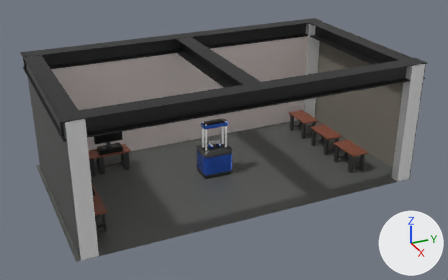
An edit to the glTF model laboratorio-flexion.gltf, drawn before and after from the same camera.
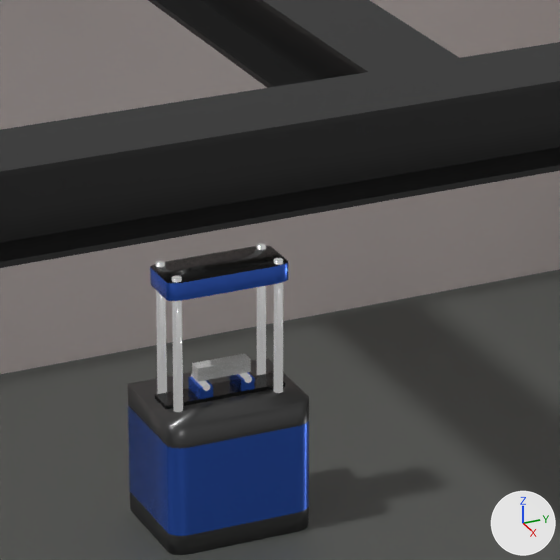
Each version is shown whole from a 50 mm camera at (27.86, -8.48, 15.75) aimed at (0.5, 3.83, 2.07), then close up on the part from 38% to 63% of the width and 25% to 64% of the height. Lighting does not change. The marker at lower right points along +X, +Y and +Z. Where no turn or scale is listed for an object, it has been applied to the vertices. Vertices at the same position are counted once.
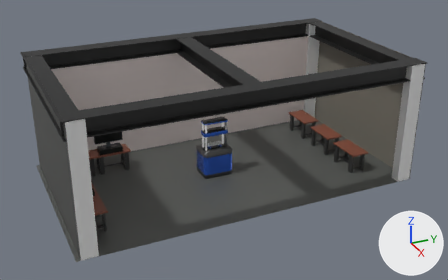
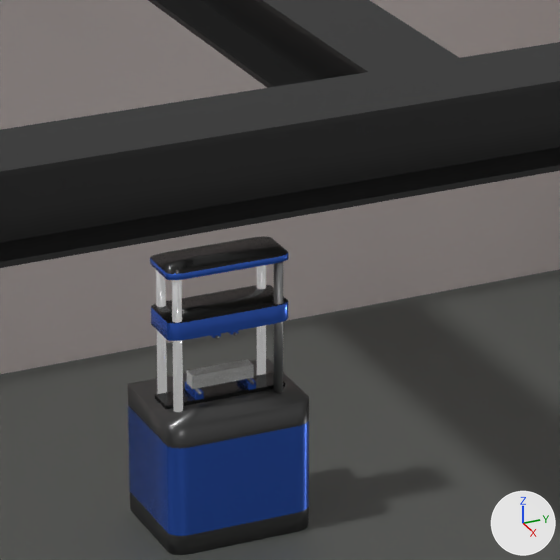
Where the newer file only moved an object's origin or applied its transform, the numbers keep the older frame.

Location of each change, (x1, y1, x2, y2) in pixels of the close-ups (560 x 560 px):
'Plane.001', moved
    before: (150, 246, 288, 301)
    after: (151, 285, 288, 341)
'Plane.004', added (black)
    after: (150, 236, 288, 280)
'Cube', moved, rescaled (13% wider, 7% taller)
    before: (192, 354, 251, 382)
    after: (187, 359, 254, 389)
'Cylinder.005', recoloured
    both: (274, 258, 283, 393)
'Plane.002', moved, rescaled (23% narrower, 17% shorter)
    before: (188, 377, 213, 399)
    after: (185, 382, 204, 400)
'Plane.005', reshaped (not visible afterwards)
    before: (230, 372, 255, 391)
'Plane.007', added
    after: (238, 378, 256, 390)
'Cylinder.001', recoloured, moved, rescaled
    before: (191, 374, 210, 391)
    after: (247, 378, 254, 385)
'Cylinder.002', recoloured, moved, rescaled
    before: (239, 373, 252, 383)
    after: (215, 335, 219, 339)
'Cylinder.009', added
    after: (186, 380, 202, 395)
'Plane.006', added
    after: (210, 334, 221, 338)
'Plane.008', added
    after: (228, 330, 238, 335)

The change, as a diff of the scene's bpy script:
```diff
--- a/laboratorio-flexion.gltf.py
+++ b/laboratorio-flexion.gltf.py
@@ me_cylinder_005 @@
 me_cylinder_005.from_pydata(...)  # 64 vertices, 124 faces; spans x -0.05..0.05, y -0.05..0.05, z -0.75..0.75
-me_cylinder_005.materials.append(mat_material_001)  # grey #8e8e8e
+me_cylinder_005.materials.append(mat_materialsoporte)  # grey #9a9a9a
@@ me_cylinder_001 @@
 me_cylinder_001.from_pydata(...)  # 64 vertices, 124 faces; spans x -0.04..0.04, y -0.04..0.04, z -0.15..0.15
 # used by ob_cylinder_001; location = (0.0, 3.28, 1.67); rotation_euler = (0.0, 1.571, 0.0), in degrees (0, 90, 0); scale = (1.0, 1.0, 1.1)
-me_cylinder_001.materials.append(mat_material_001)  # grey #8e8e8e
+# me_cylinder_001 part 1: the whole mesh is scaled about its middle by (0.475, 0.475, 0.167)
+me_cylinder_001.materials.append(mat_materialsoporte)  # grey #9a9a9a
@@ me_plane_005 @@
-me_plane_005.from_pydata(...)  # 8 vertices, 12 faces; spans x -0.15..0.15, y -0.076..0.076, z 0.0..0.129
-me_plane_005.materials.append(mat_material_005)  # blue #3f71e7
+me_plane_005.from_pydata(...)  # 8 vertices, 12 faces; spans x -0.1..0.1, y -0.412..-0.092, z 0.721..0.743
+# me_plane_005 part 2: 8 vertices removed from x -0.15..0.15, y -0.076..0.076, z 0.0..0.129
+me_plane_005.materials.append(mat_material_steel_plate)  # black #323232
@@ me_cylinder_002 @@
 me_cylinder_002.from_pydata(...)  # 64 vertices, 124 faces; spans x -0.04..0.04, y -0.04..0.04, z -0.15..0.15
 # used by ob_cylinder_002; location = (0.0, 3.75, 1.67); rotation_euler = (0.0, 1.571, 0.0), in degrees (0, 90, 0); scale = (1.0, 1.0, 1.09)
-me_cylinder_002.materials.append(mat_material_001)  # grey #8e8e8e
+# me_cylinder_002 part 3: the whole mesh is scaled about its middle by (0.475, 0.475, 0.167)
+me_cylinder_002.materials.append(mat_materialsoporte)  # grey #9a9a9a
@@ ob_plane_001 @@
 ob_plane_001 = bpy.data.objects.new('Plane.001', me_plane_001)
-ob_plane_001.location = (0.0, 3.5, 2.77)
+ob_plane_001.location = (0.0, 3.5, 2.32)
@@ ob_plane_002 @@
 ob_plane_002 = bpy.data.objects.new('Plane.002', me_plane_002)
-ob_plane_002.location = (0.0, 3.28, 1.54)
-ob_plane_002.scale = (1.0, 0.507, 1.0)
+ob_plane_002.location = (0.0, 3.2, 1.54)
+ob_plane_002.scale = (1.0, 0.296, 0.595)
@@ ob_cylinder_001 @@
 ob_cylinder_001 = bpy.data.objects.new('Cylinder.001', me_cylinder_001)
-ob_cylinder_001.location = (0.0, 3.28, 1.67)
+ob_cylinder_001.location = (0.0, 3.8, 1.62)
 ob_cylinder_001.rotation_euler = (0.0, 1.571, 0.0)  # degrees (0, 90, 0)
-ob_cylinder_001.scale = (1.0, 1.0, 1.1)
+ob_cylinder_001.scale = (-1.0, -1.0, -6.57)
@@ ob_cylinder_002 @@
 ob_cylinder_002 = bpy.data.objects.new('Cylinder.002', me_cylinder_002)
-ob_cylinder_002.location = (0.0, 3.75, 1.67)
+ob_cylinder_002.location = (0.0, 3.4, 2.22)
 ob_cylinder_002.rotation_euler = (0.0, 1.571, 0.0)  # degrees (0, 90, 0)
-ob_cylinder_002.scale = (1.0, 1.0, 1.09)
+ob_cylinder_002.scale = (-1.0, -1.0, -6.57)
@@ ob_cube @@
 ob_cube = bpy.data.objects.new('Cube', me_cube)
-ob_cube.location = (0.0, 3.51, 1.79)
-ob_cube.scale = (0.0753, 0.3, 0.0747)
+ob_cube.location = (0.0, 3.5, 1.71)
+ob_cube.scale = (0.0753, 0.35, 0.0747)
@@ ob_plane_008 @@
+ob_plane_008 = bpy.data.objects.new('Plane.008', me_plane_020)  # a box spanning x -0.15..0.15, y -0.044..0.044, z -0.046..0.0; in mat_material_005 (blue #3f71e7)
+ob_plane_008.location = (0.0, 3.6, 2.26)
@@ ob_plane_006 @@
+ob_plane_006 = bpy.data.objects.new('Plane.006', me_plane_020.copy())
+ob_plane_006.location = (0.0, 3.4, 2.26)
@@ ob_plane_007 @@
+ob_plane_007 = bpy.data.objects.new('Plane.007', me_plane_013)  # a box spanning x -0.15..0.15, y -0.044..0.044, z 0.0..0.077; in mat_material_005 (blue #3f71e7)
+ob_plane_007.location = (0.0, 3.8, 1.54)
@@ ob_cylinder_009 @@
+ob_cylinder_009 = bpy.data.objects.new('Cylinder.009', me_cylinder_011)  # a 32-sided cylinder along z spanning x -0.019..0.019, y -0.019..0.019, z -0.025..0.025; in mat_materialsoporte (grey #9a9a9a)
+ob_cylinder_009.location = (0.0, 3.2, 1.62)
+ob_cylinder_009.rotation_euler = (-3.142, -1.571, 0.0)  # degrees (-180, -90, 0)
+ob_cylinder_009.scale = (-1.0, -1.0, -6.57)
@@ ob_plane_004 @@
+ob_plane_004 = bpy.data.objects.new('Plane.004', me_plane_007)  # 104 vertices, 204 faces; spans x -0.293..0.293, y -0.683..0.683, z 0.0..0.069; in mat_material_steel_plate (black #323232), mat_material_005 (blue #3f71e7)
+ob_plane_004.location = (0.0, 3.5, 3.0)
```
